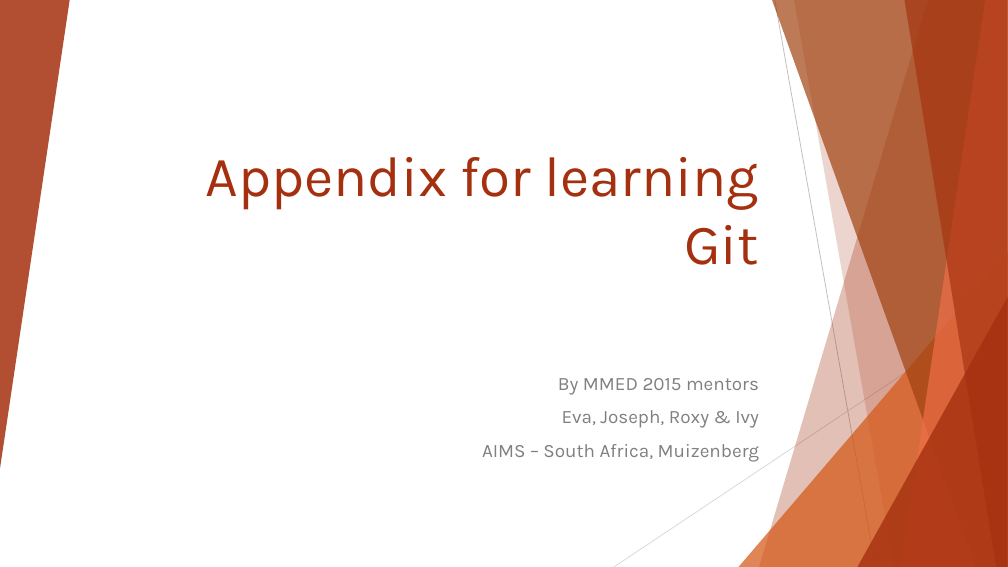
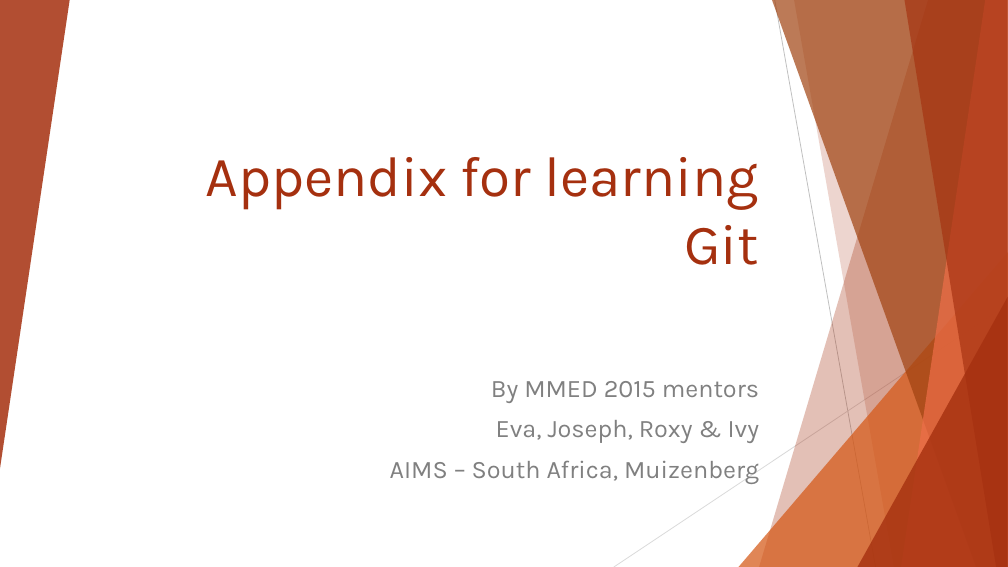
Before and after one commit to ICI3D/Sandbox, a slide deck: slide 1 of Appendix for Git-v1.1.pptx. Drawn at 1008x567 pixels with LibreOffice and Linux fonts; fonts in the diff are those of the drawing. Boxes give left, top, right and bottom in pixels: in the first picture for what was removed or moved away, otherwise in the second. Text is boxed around its words. In the diff, an @@ line names an element or a change of style, - is before the commit and + after.

```diff
--- a/Appendix for Git-v1.1.pptx
+++ b/Appendix for Git-v1.1.pptx
@@ subtitle "By MMED 2015 mentors" at [390,381,759,484]: size 18 to 24 pt @@
```
Also in this commit, not shown: 3 other slides changed, 2 slides added, 4 slides removed, 1 other file.
